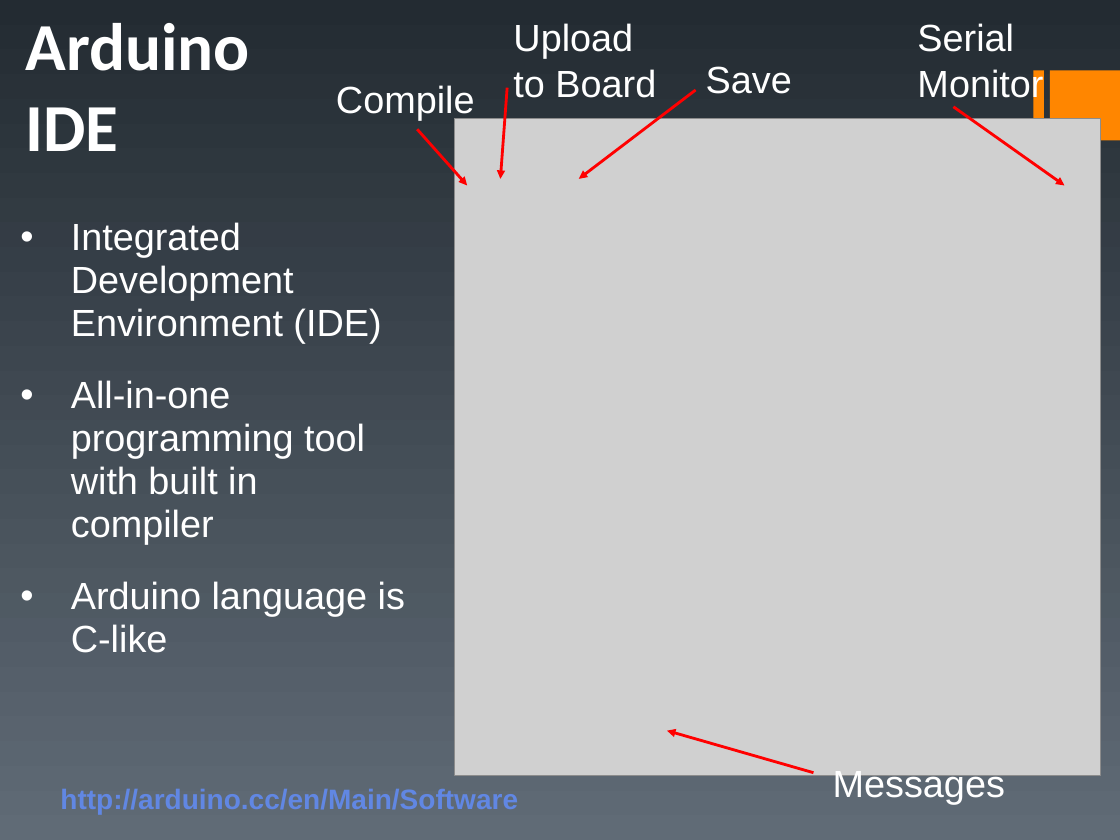
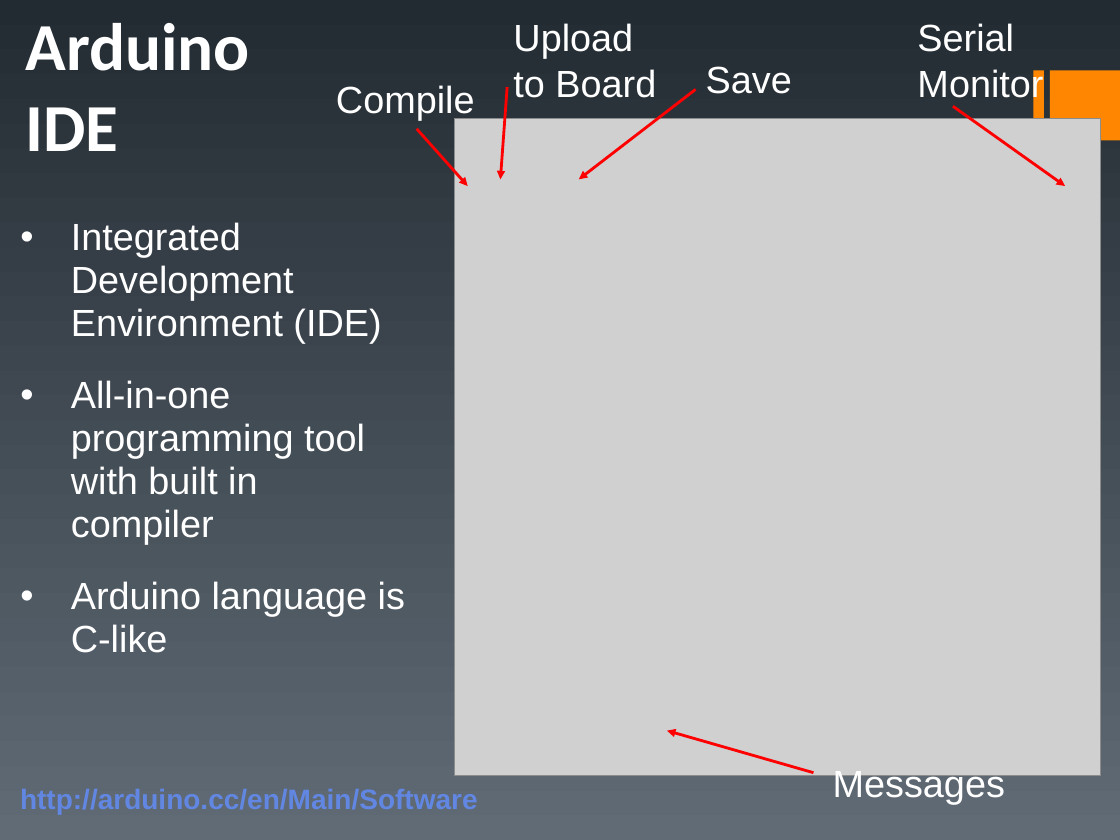
Before and after one commit to fwin-dev/arduino_sonar_web_api, a slide deck: slide 5 of examples/duinofest.ppt (slide 6 before the commit). Drawn at 1120x840 pixels with LibreOffice and Linux fonts; fonts in the diff are those of the drawing; grey boxes stand for pictures. Boxes give left, top, right and bottom in pixels: in the first picture for what was removed or moved away, otherwise in the second. Text is boxed around its words. In the diff, an @@ line names an element or a change of style, - is before the commit and + after.

```diff
--- a/examples/duinofest.ppt
+++ b/examples/duinofest.ppt
@@ text "http://arduino.cc/en/Main/Software": place and size @@
-text "http://arduino.cc/en/Main/Software" at bbox=[60, 789, 518, 814]
+text "http://arduino.cc/en/Main/Software" at bbox=[20, 789, 478, 814]
```
Also in this commit, not shown: 9 other slides changed, 2 slides added, 3 slides removed, 4 other files.
